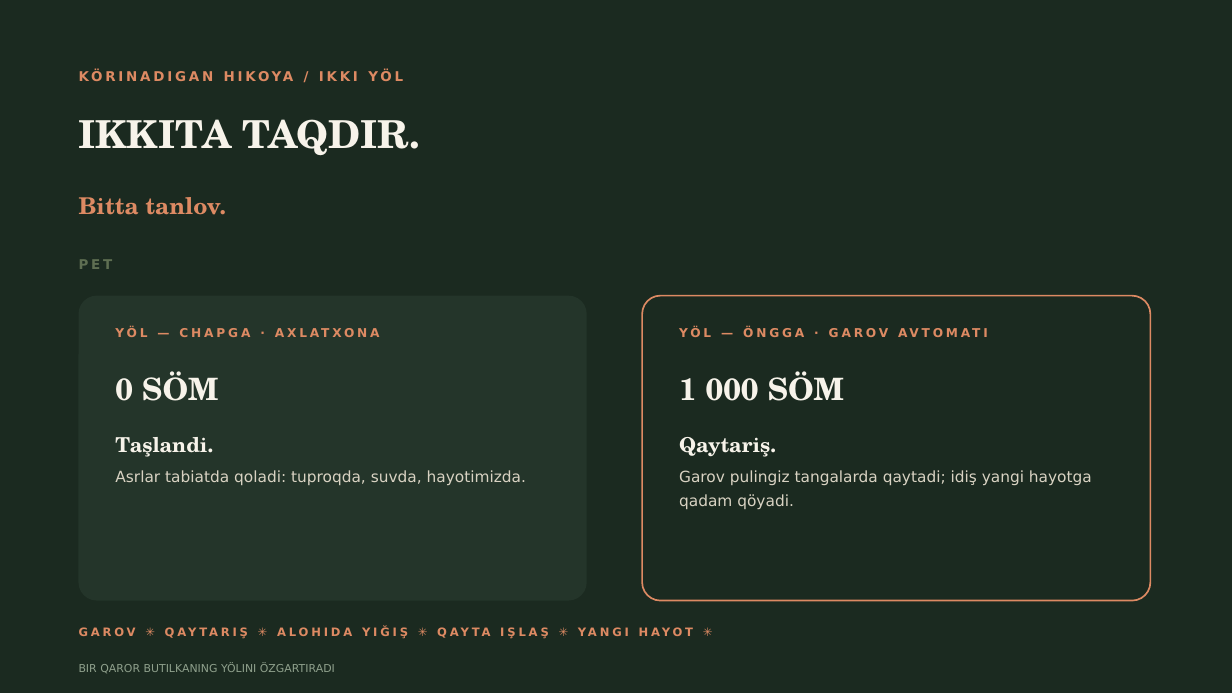
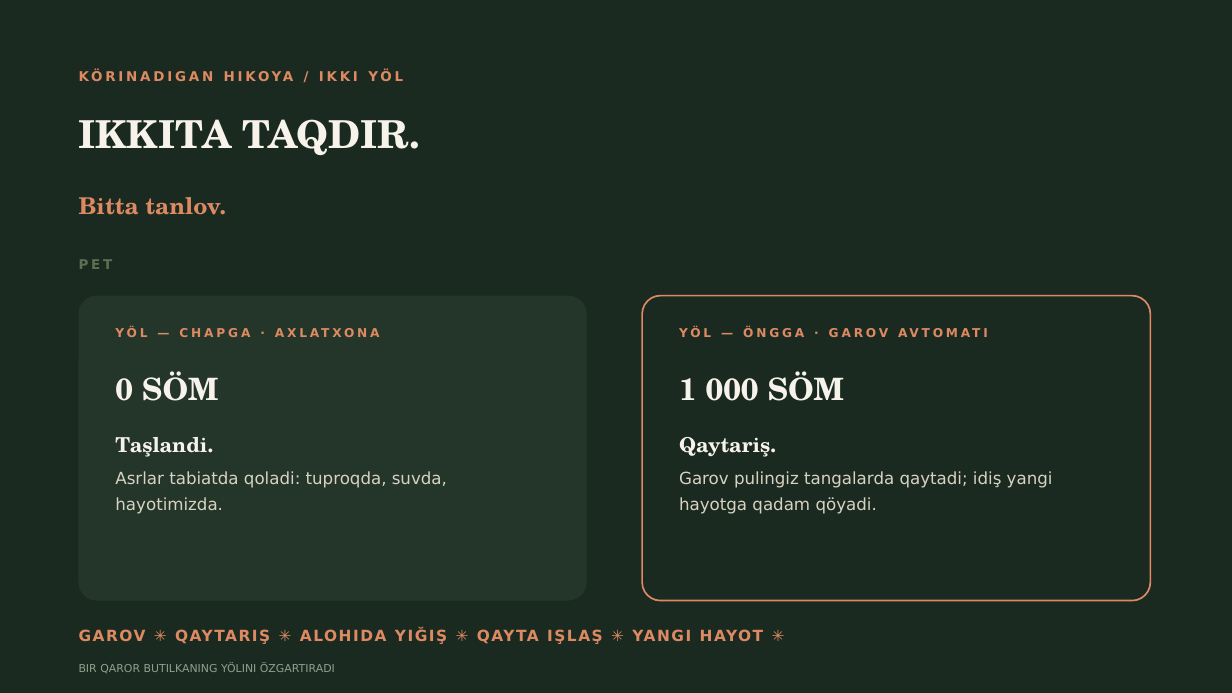
Before and after one commit to jasur-ai/brag, a slide deck: slide 5 of ekologiya-taqdimot.pptx. Drawn at 1232x693 pixels with LibreOffice and Linux fonts; fonts in the diff are those of the drawing. Boxes give left, top, right and bottom in pixels: in the first picture for what was removed or moved away, otherwise in the second. Text is boxed around its words. In the diff, an @@ line names an element or a change of style, - is before the commit and + after.

```diff
--- a/ekologiya-taqdimot.pptx
+++ b/ekologiya-taqdimot.pptx
@@ text at (115,471,447,514): size 12 to 13 pt in "Asrlar tabiatda qoladi: tuproqda, suvda, hayotimizda." @@
@@ text at (679,471,1053,514): size 12 to 13 pt in "Garov pulingiz tangalarda qaytadi; idiş yangi hayotga ..." @@
@@ text "GAROV ✳ QAYTARIŞ ✳ ALOHIDA ..." at (175,628,764,644): size 9 to 12 pt, letter spacing 2.2 to 1.2 pt @@
```
Also in this commit, not shown: 12 other slides changed, 2 other files.
